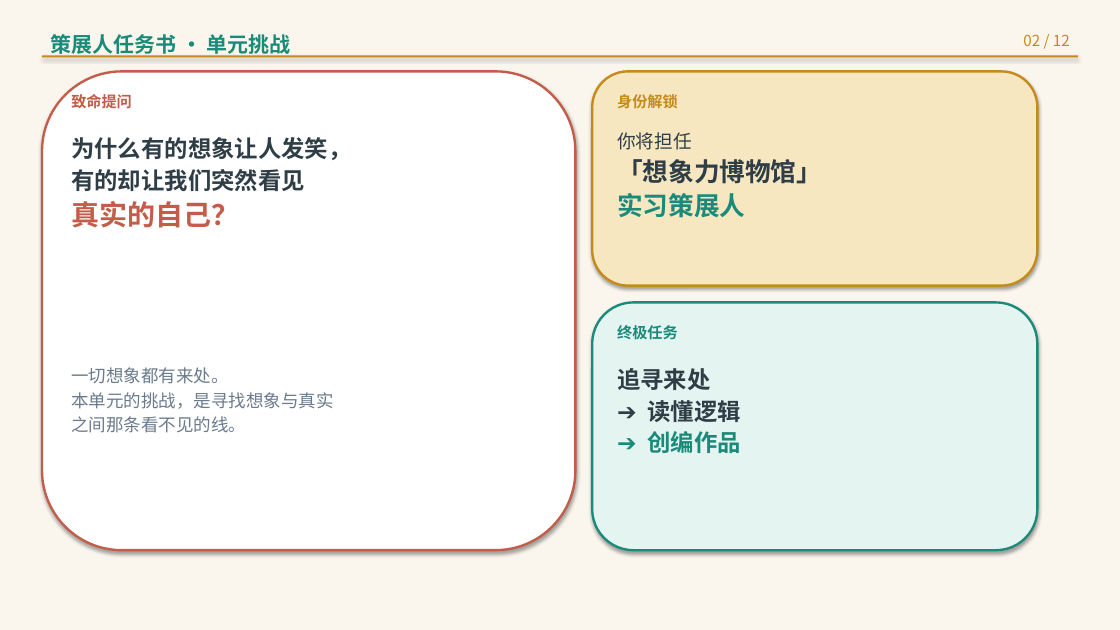
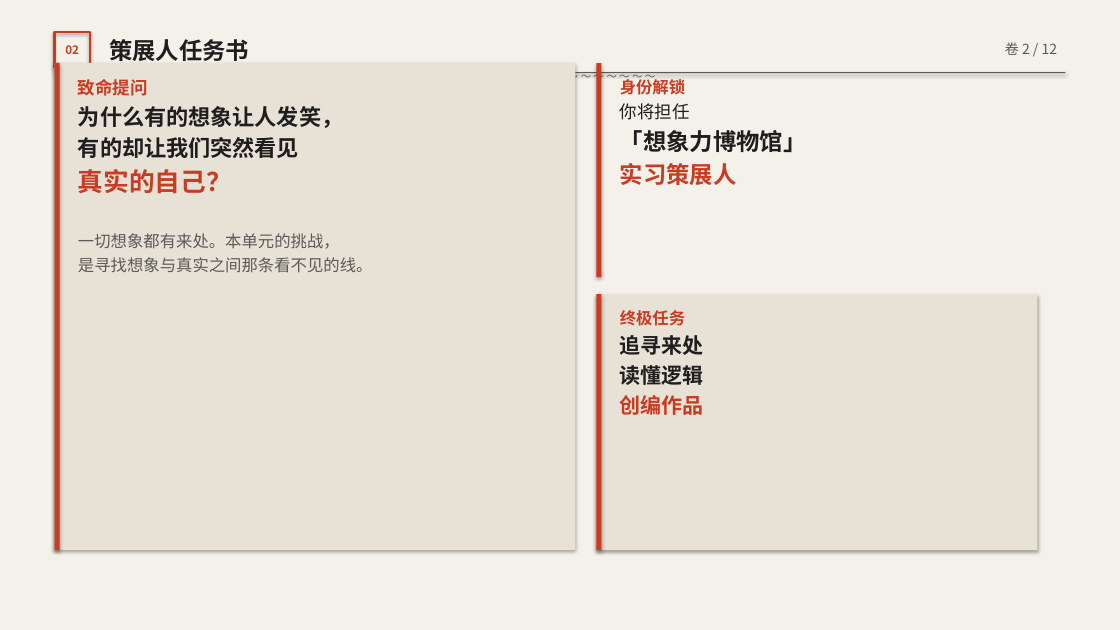
Before and after one commit to decemberlin54-del/declin, a slide deck: slide 2 of imagination-museum-lesson1-2.pptx. Drawn at 1120x630 pixels with LibreOffice and Linux fonts; fonts in the diff are those of the drawing. Boxes give left, top, right and bottom in pixels: in the first picture for what was removed or moved away, otherwise in the second. Text is boxed around its words. In the diff, an @@ line names an element or a change of style, - is before the commit and + after.

```diff
--- a/imagination-museum-lesson1-2.pptx
+++ b/imagination-museum-lesson1-2.pptx
@@ rectangle at box(0, 0, 1120, 630): fill #FAF6EE to #F4F1EA @@
@@ text "02" at box(65, 45, 79, 54): vertical alignment top to middle @@
@@ rectangle added at box(55, 32, 90, 67), outline #C83C23 2 pt @@
@@ text at box(65, 45, 79, 54): text changed; size 13 to 10 pt; text colour #C48A1A to #C83C23; bold on @@
-02 / 12
+02
@@ text at box(109, 39, 249, 61): text changed; size 18 to 20 pt; text colour #1A8A7A to #1E1E1E @@
-策展人任务书 · 单元挑战
+策展人任务书
@@ text added at box(1005, 42, 1058, 55), 12 pt, text #5A5A5A @@
+卷 2 / 12
@@ rounded rectangle removed at box(42, 71, 576, 550) @@
@@ rectangle: place and size @@
-rectangle at box(42, 55, 1078, 58)
+rectangle at box(55, 72, 1065, 73)
@@ rectangle at box(55, 72, 1065, 73): fill #C48A1A to #5A5A5A @@
@@ text added at box(55, 66, 1065, 87), 9 pt, text #5A5A5A @@
+～ ～ ～ ～ ～ ～ ～ ～ ～ ～ ～ ～ ～ ～ ～
@@ rectangle added at box(55, 63, 576, 550), fill #E8E2D6 @@
@@ rectangle added at box(55, 63, 60, 550), fill #C83C23 @@
@@ text at box(78, 79, 373, 273): text changed; size 15 to 14 pt; text colour #6B7B8C to #5A5A5A @@
-一切想象都有来处。
-本单元的挑战，是寻找想象与真实
-之间那条看不见的线。
+致命提问
+为什么有的想象让人发笑，
+有的却让我们突然看见
+真实的自己？
+一切想象都有来处。本单元的挑战，
+是寻找想象与真实之间那条看不见的线。
@@ rounded rectangle removed at box(592, 71, 1038, 286) @@
@@ rectangle added at box(597, 63, 602, 277), fill #C83C23 @@
@@ text "身份解锁": place and size @@
-text "身份解锁" at box(617, 132, 822, 218)
+text "身份解锁" at box(620, 77, 807, 185)
@@ text at box(620, 77, 685, 95): paragraph added @@
+身份解锁
@@ text removed at box(71, 94, 132, 109) @@
-致命提问
@@ text removed at box(617, 94, 678, 108) @@
-身份解锁
@@ text at box(620, 103, 807, 185): size 16 to 15 pt in "你将担任"; text colour #2F3E46 to #1E1E1E in "你将担任", "「想象力博物馆」"; size 22 to 20 pt in "「想象力博物馆」", "实习策展人"; text colour #1A8A7A to #C83C23 in "实习策展人"; more space between paragraphs @@
@@ text removed at box(71, 137, 351, 228) @@
-为什么有的想象让人发笑，
-有的却让我们突然看见
-真实的自己？
@@ rectangle added at box(597, 294, 1038, 550), fill #E8E2D6 @@
@@ rectangle added at box(597, 294, 602, 550), fill #C83C23 @@
@@ rounded rectangle removed at box(592, 302, 1038, 550) @@
@@ text "终极任务": place and size @@
-text "终极任务" at box(617, 368, 740, 453)
+text "终极任务" at box(620, 310, 704, 415)
@@ text removed at box(617, 325, 678, 340) @@
-终极任务
@@ text at box(620, 310, 685, 326): paragraph added @@
+终极任务
@@ text at box(620, 335, 704, 355): size 20 to 18 pt, text colour #2F3E46 to #1E1E1E in "追寻来处"; more space between paragraphs @@
@@ text at box(620, 362, 704, 415): text changed; size 20 to 18 pt; text colour #2F3E46 to #1E1E1E @@
-➔ 读懂逻辑
-➔ 创编作品
+读懂逻辑
+创编作品
```
Also in this commit, not shown: 11 other slides changed, 2 other files.
